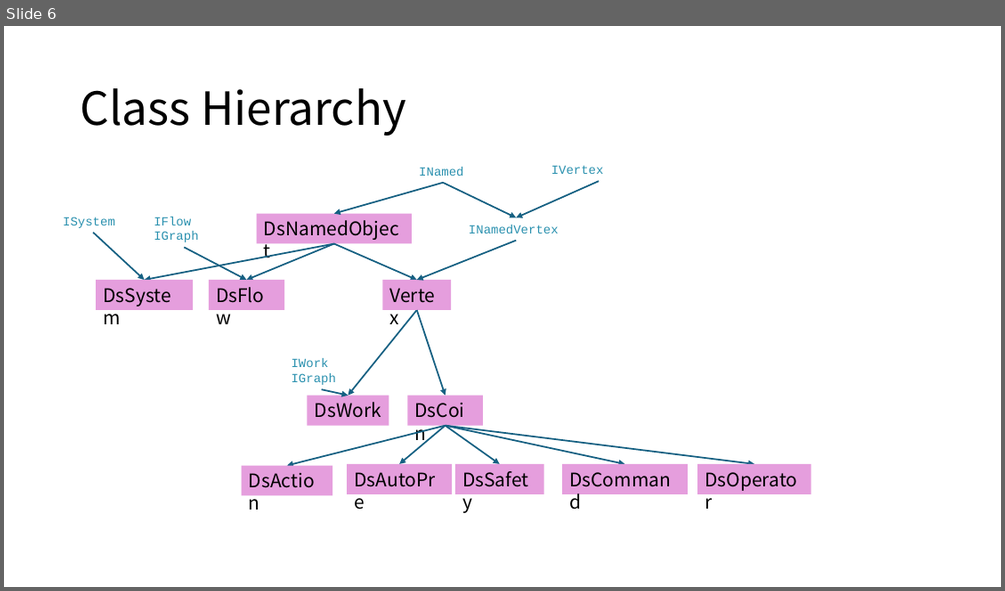
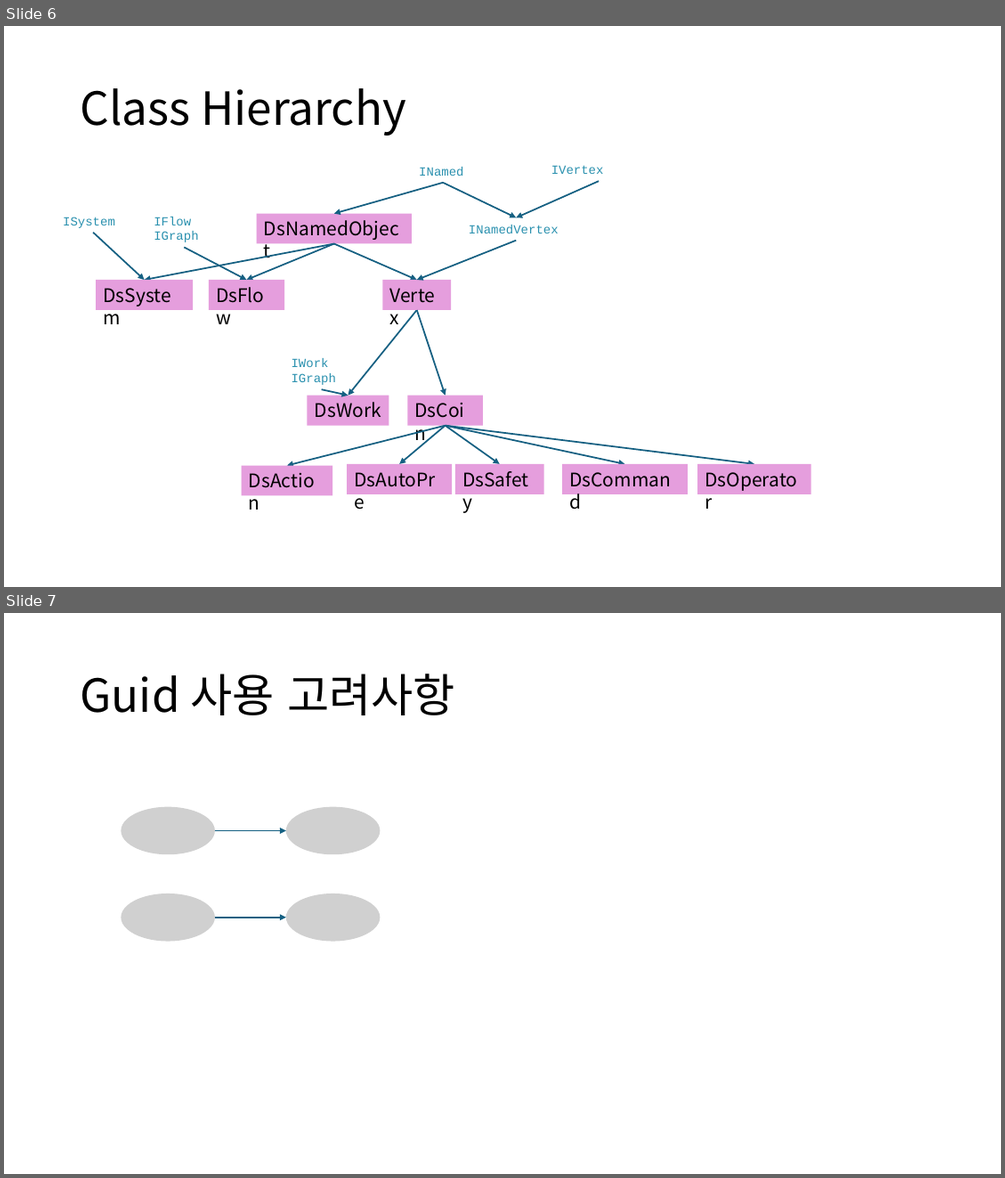
Before and after one commit to DualsoftDev/dsev2, a slide deck: docs/Manuals/Developers/Hierarrchies.pptx. Shown one above the other, each under a label of ours: slide 6 before the commit, slides 6 and 7 after it. The pictures are 1005x591 and 1005x1178 pixels, drawn with LibreOffice and Linux fonts; fonts in the diff are those of the drawing; grey boxes stand for pictures. Boxes give left, top, right and bottom in pixels: in the first picture for what was removed or moved away, otherwise in the second. Text is boxed around its words. In the diff, an @@ line names an element or a change of style, - is before the commit and + after.

```diff
--- a/docs/Manuals/Developers/Hierarrchies.pptx
+++ b/docs/Manuals/Developers/Hierarrchies.pptx
@@ slide 7 added at bbox=[4, 613, 1001, 1174], background #FFFFFF @@
@@ title added at bbox=[80, 674, 455, 715], 44 pt, text #000000 @@
+Guid 사용 고려사항
@@ picture added at bbox=[121, 807, 215, 854] @@
@@ picture added at bbox=[286, 807, 380, 854] @@
@@ arrow added from (215, 831) to (286, 831), #156082 1.5 pt @@
@@ picture added at bbox=[121, 893, 215, 941] @@
@@ picture added at bbox=[286, 893, 380, 941] @@
@@ arrow added from (215, 917) to (286, 917), #156082 1.5 pt @@
```
Also in this commit, not shown: 3 other files.
